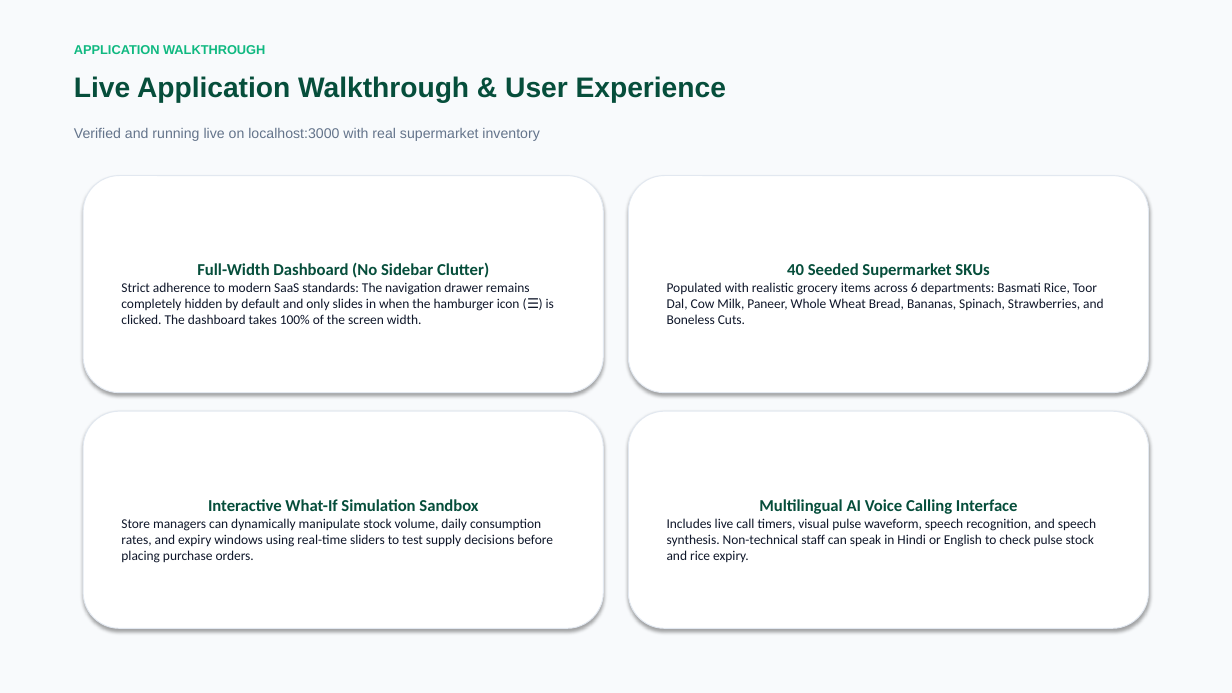
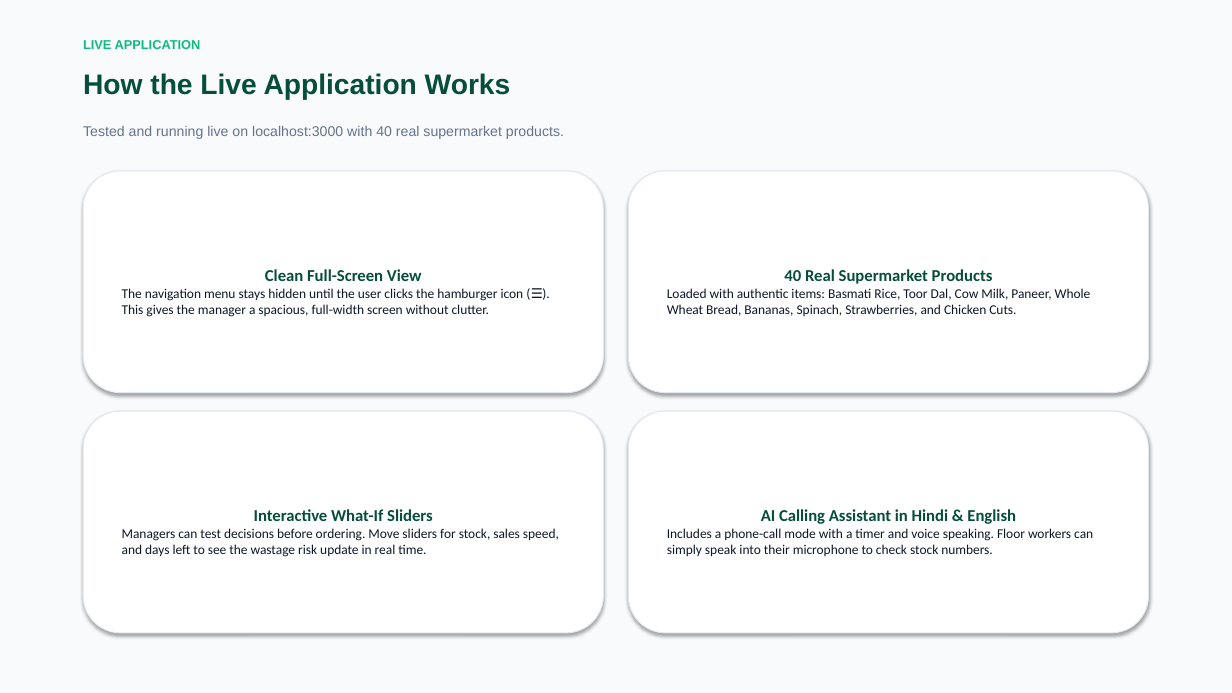
Before and after one commit to sanskaraiml-debug/Fresh-Watch, a slide deck: slide 9 of FreshWatch_Presentation.pptx. Drawn at 1232x693 pixels with LibreOffice and Linux fonts; fonts in the diff are those of the drawing. Boxes give left, top, right and bottom in pixels: in the first picture for what was removed or moved away, otherwise in the second. Text is boxed around its words. In the diff, an @@ line names an element or a change of style, - is before the commit and + after.

```diff
--- a/FreshWatch_Presentation.pptx
+++ b/FreshWatch_Presentation.pptx
@@ text at <box>83,40,201,49</box>: text changed @@
-APPLICATION WALKTHROUGH
+LIVE APPLICATION
@@ text at <box>83,73,511,100</box>: text changed @@
-Live Application Walkthrough & User Experience
+How the Live Application Works
@@ text at <box>83,126,564,139</box>: text changed @@
-Verified and running live on localhost:3000 with real supermarket inventory
+Tested and running live on localhost:3000 with 40 real supermarket products.
@@ rounded rectangle "Clean Full-Screen View": place and size @@
-rounded rectangle "Clean Full-Screen View" at <box>83,176,604,393</box>
+rounded rectangle "Clean Full-Screen View" at <box>83,171,604,393</box>
@@ rounded rectangle "40 Real Supermarket Products": place and size @@
-rounded rectangle "40 Real Supermarket Products" at <box>628,176,1149,393</box>
+rounded rectangle "40 Real Supermarket Products" at <box>628,171,1149,393</box>
@@ text in rounded rectangle at <box>122,269,524,317</box>: text changed @@
-Full-Width Dashboard (No Sidebar Clutter)
-Strict adherence to modern SaaS standards: The navigation drawer remains completely hidden by default and only slides in when the hamburger icon (☰) is clicked. The dashboard takes 100% of the screen width.
+Clean Full-Screen View
+The navigation menu stays hidden until the user clicks the hamburger icon (☰). This gives the manager a spacious, full-width screen without clutter.
@@ text in rounded rectangle at <box>667,269,1091,316</box>: text changed @@
-40 Seeded Supermarket SKUs
-Populated with realistic grocery items across 6 departments: Basmati Rice, Toor Dal, Cow Milk, Paneer, Whole Wheat Bread, Bananas, Spinach, Strawberries, and Boneless Cuts.
+40 Real Supermarket Products
+Loaded with authentic items: Basmati Rice, Toor Dal, Cow Milk, Paneer, Whole Wheat Bread, Bananas, Spinach, Strawberries, and Chicken Cuts.
@@ rounded rectangle "Interactive What-If Sliders": place and size @@
-rounded rectangle "Interactive What-If Sliders" at <box>83,411,604,628</box>
+rounded rectangle "Interactive What-If Sliders" at <box>83,411,604,633</box>
@@ rounded rectangle "AI Calling Assistant in Hindi ...": place and size @@
-rounded rectangle "AI Calling Assistant in Hindi ..." at <box>628,411,1149,628</box>
+rounded rectangle "AI Calling Assistant in Hindi ..." at <box>628,411,1149,633</box>
@@ text in rounded rectangle at <box>122,509,559,557</box>: text changed @@
-Interactive What-If Simulation Sandbox
-Store managers can dynamically manipulate stock volume, daily consumption rates, and expiry windows using real-time sliders to test supply decisions before placing purchase orders.
+Interactive What-If Sliders
+Managers can test decisions before ordering. Move sliders for stock, sales speed, and days left to see the wastage risk update in real time.
@@ text in rounded rectangle at <box>667,509,1093,557</box>: text changed @@
-Multilingual AI Voice Calling Interface
-Includes live call timers, visual pulse waveform, speech recognition, and speech synthesis. Non-technical staff can speak in Hindi or English to check pulse stock and rice expiry.
+AI Calling Assistant in Hindi & English
+Includes a phone-call mode with a timer and voice speaking. Floor workers can simply speak into their microphone to check stock numbers.
```
Also in this commit, not shown: 2 other slides changed, 9 slides added, 9 slides removed, 32 other files.
